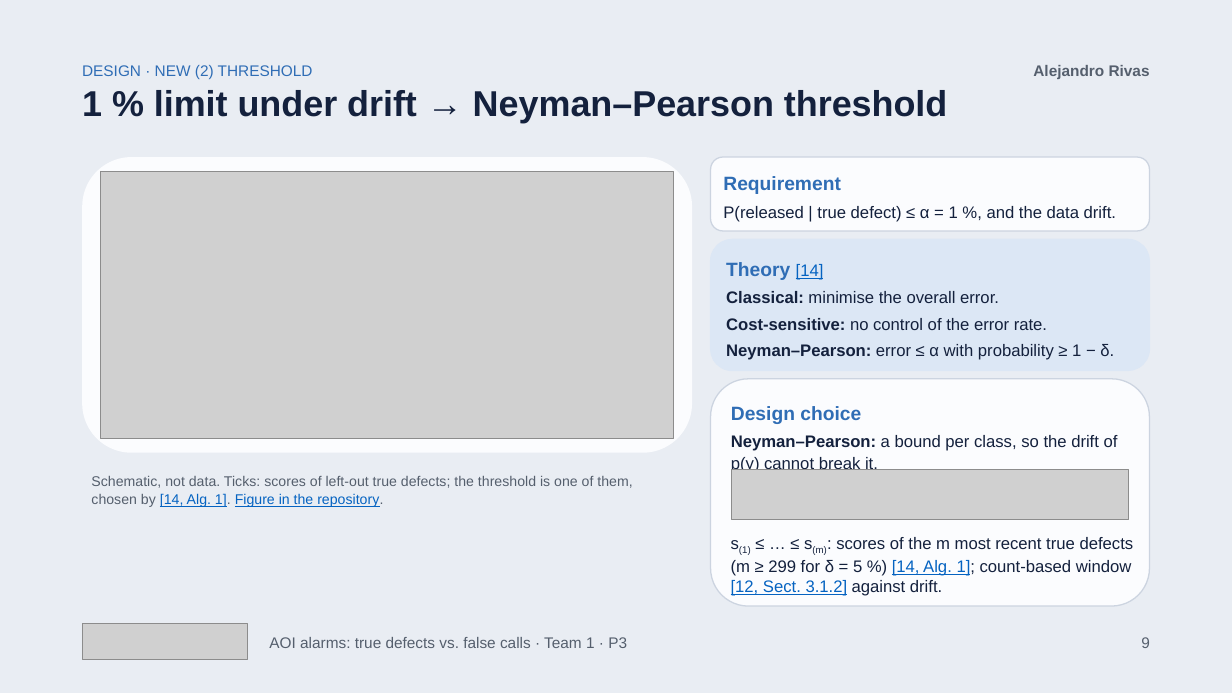
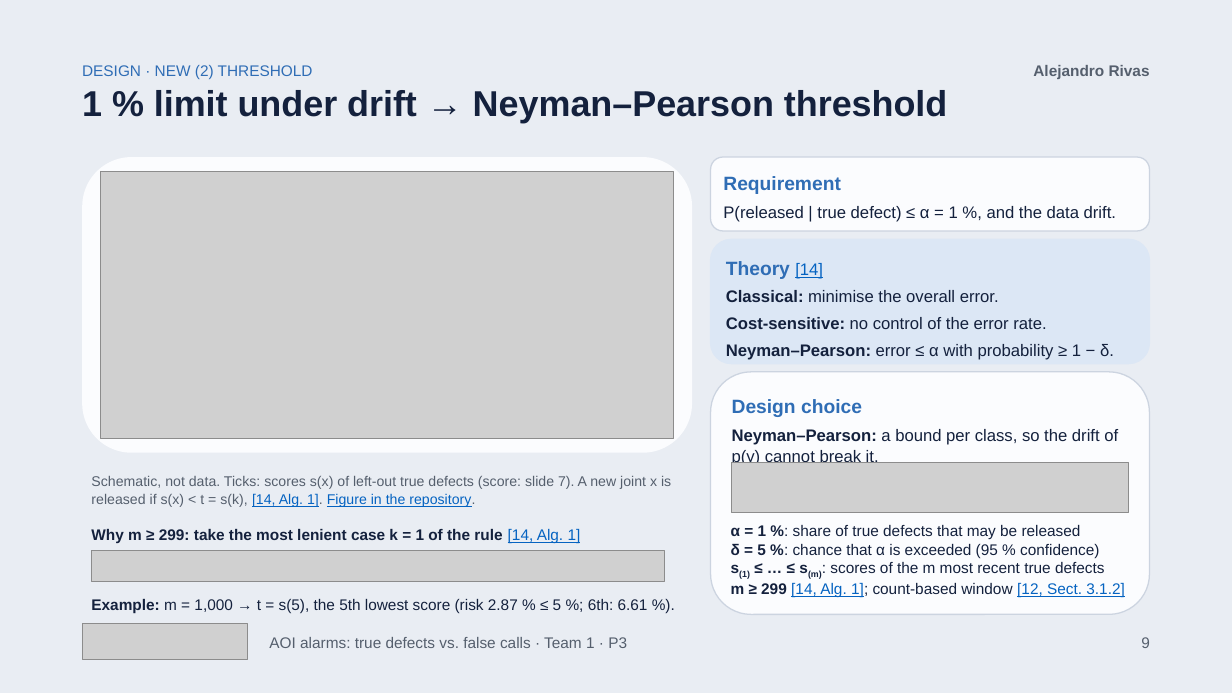
Before and after one commit to bodhi584/aoi-false-call-classification, a slide deck: slide 9 of docs/slides_p3.pptx. Drawn at 1232x693 pixels with LibreOffice and Linux fonts; fonts in the diff are those of the drawing; grey boxes stand for pictures. Boxes give left, top, right and bottom in pixels: in the first picture for what was removed or moved away, otherwise in the second. Text is boxed around its words. In the diff, an @@ line names an element or a change of style, - is before the commit and + after.

Commit message:
P3 slides: re-export PDF and PPTX (methodology, score formula, threshold example, parameters)

```diff
--- a/docs/slides_p3.pptx
+++ b/docs/slides_p3.pptx
@@ rounded rectangle "Theory [14]": place and size @@
-rounded rectangle "Theory [14]" at box(711, 239, 1150, 371)
+rounded rectangle "Theory [14]" at box(711, 239, 1150, 364)
@@ rounded rectangle "Design choice": place and size @@
-rounded rectangle "Design choice" at box(711, 379, 1150, 606)
+rounded rectangle "Design choice" at box(711, 372, 1150, 614)
@@ text at box(91, 476, 671, 507): text changed @@
-Schematic, not data. Ticks: scores of left-out true defects; the threshold is one of them, chosen by [14, Alg. 1]. Figure in the repository.
+Schematic, not data. Ticks: scores s(x) of left-out true defects (score: slide 7). A new joint x is released if s(x) < t = s(k), [14, Alg. 1]. Figure in the repository.
@@ picture: place and size @@
-picture at box(732, 470, 1129, 520)
+picture at box(732, 462, 1129, 513)
@@ text added at box(91, 529, 581, 544), 12 pt, text #14213D, bold @@
+Why m ≥ 299: take the most lenient case k = 1 of the rule [14, Alg. 1]
@@ text at box(731, 525, 1124, 598): text changed; size 13 to 12 pt @@
-s(1) ≤ … ≤ s(m): scores of the m most recent true defects (m ≥ 299 for δ = 5 %) [14, Alg. 1]; count-based window [12, Sect. 3.1.2] against drift.
+α = 1 %: share of true defects that may be released
+δ = 5 %: chance that α is exceeded (95 % confidence)
+s(1) ≤ … ≤ s(m): scores of the m most recent true defects
+m ≥ 299 [14, Alg. 1]; count-based window [12, Sect. 3.1.2]
@@ picture added at box(91, 551, 665, 581) @@
@@ text added at box(91, 599, 648, 614), 12 pt, text #14213D @@
+Example: m = 1,000 → t = s(5), the 5th lowest score (risk 2.87 % ≤ 5 %; 6th: 6.61 %).
```
Also in this commit, not shown: 3 other slides changed, 1 other file.
